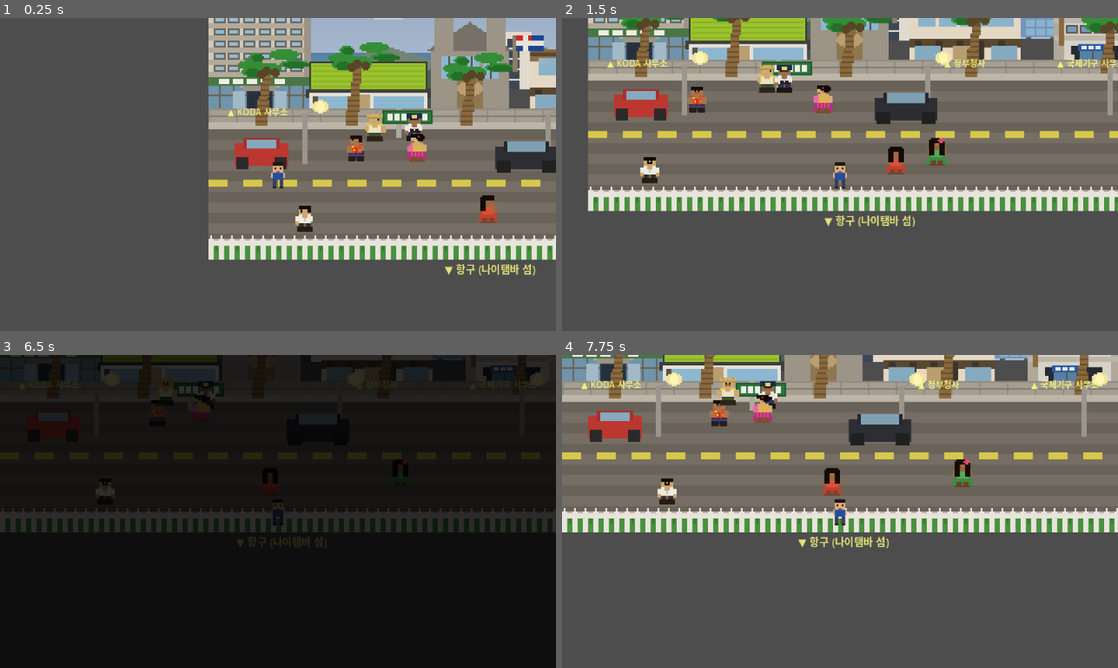
Above: before the commit, frames 1-4 (two rows, left to right).
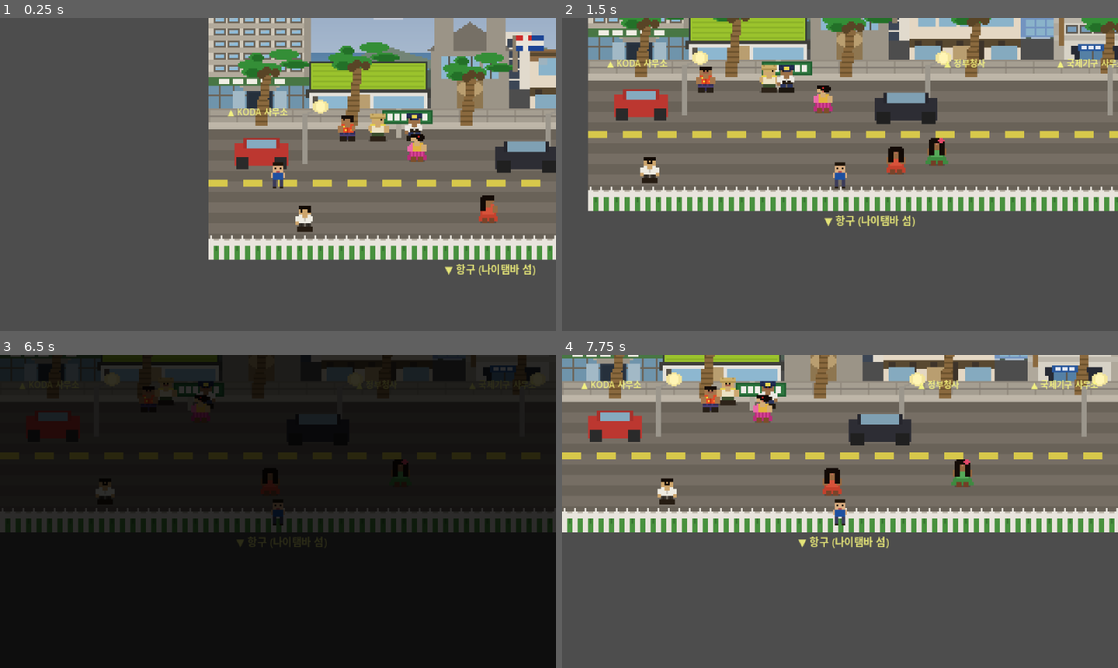
Above: after the commit, the same moments.

Repository: amnotyoung/idc-game
Game: Godot game, scene res://scenes/world/suva_street.tscn
The game is run twice, just before and just after one commit, with the same random seed, the same clock (stepped at 60 frames per second) and the same inputs. This scene is started directly instead of the project's main scene.
Inputs:
- Up to frame 1 (0.25 s): no input
- Up to frame 2 (1.5 s): tap Enter (ui_accept) at 0.5, 0.77 s; hold Right (ui_right) 0.53-1.28 s; tap Q at 0.6, 1.35 s; hold Down (ui_down) from 1.28 s (still down)
- Up to frame 3 (6.5 s): tap Enter (ui_accept) at 1.52, 3.02, 4.25, 4.52, 5, 5.27, 5.75 s; release Down (ui_down) at 2.03 s; hold Right (ui_right) 2.03-2.78 s; tap Q at 2.1, 2.85, 4.35, 5.1, 5.85 s; hold Up (ui_up) 2.78-3.5 s; click "이전(q)" at 3.5 s; hold Left (ui_left) 4.28-5.78 s; hold Down (ui_down) from 5.78 s (still down)
- Up to frame 4 (7.75 s): release Down (ui_down) at 6.53 s; hold Right (ui_right) 6.53-7.28 s; tap Q at 6.6, 7.35 s; tap Enter (ui_accept) at 6.77, 7.25, 7.52 s; hold Up (ui_up) from 7.28 s (still down)

The runs differ from the first frame. In frame 1, 0.6% of the frame differs, in the area x 60-70%, y 30-46%; in frame 2, 0.7%, in the area x 22-42%, y 14-31%; in frame 3, less than 0.1%; in frame 4, 0.4%.

Commit message:
auto: update suva_street.tscn
Co-Authored-By: Claude Opus 4.6 (1M context) <noreply@anthropic.com>

Diff:
--- a/scenes/world/suva_street.tscn
+++ b/scenes/world/suva_street.tscn
@@ -176,12 +176,12 @@
 ; ─── 거리 NPC들 ───
 [node name="StreetNPCs" type="Node2D" parent="."]
 
-; NPC 1 — 남성 (인도 앞 배회)
+; NPC 1 — 남성 (Albert Park 앞에서 럭비)
 [node name="BulaMan" type="CharacterBody2D" parent="StreetNPCs"]
-position = Vector2(90, 90)
+position = Vector2(85, 82)
 script = ExtResource("7")
 dialogue_id = "bula_man_1"
-walk_range = 28.0
+walk_range = 18.0
 [node name="Sprite" type="Sprite2D" parent="StreetNPCs/BulaMan"]
 texture = ExtResource("8")
 region_enabled = true
